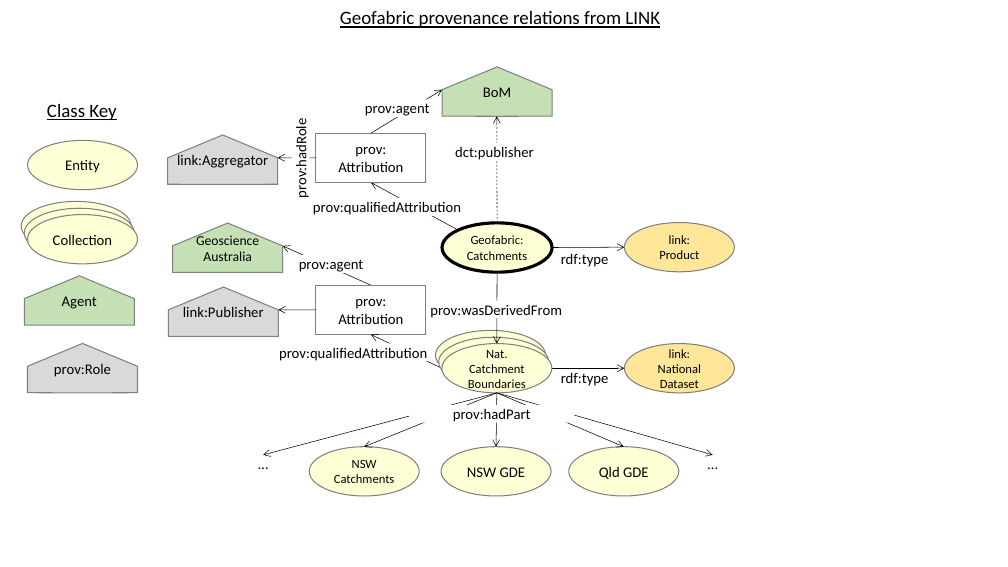
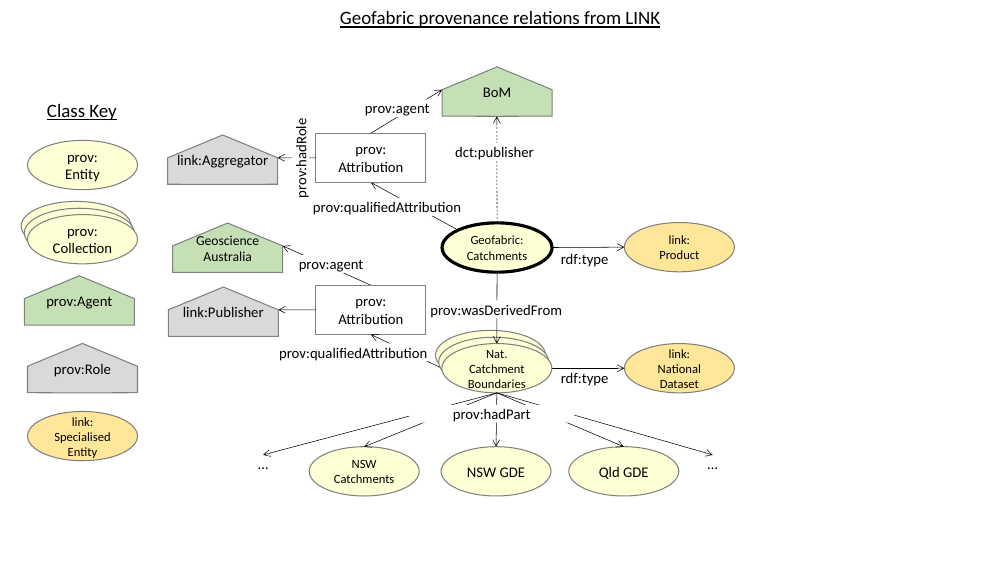
Before and after one commit to GeoscienceAustralia/fsdf-ont, a slide deck: slide 3 of docs/fsdf-ont-images.pptx. Drawn at 1008x567 pixels with LibreOffice and Linux fonts; fonts in the diff are those of the drawing. Boxes give left, top, right and bottom in pixels: in the first picture for what was removed or moved away, otherwise in the second. Text is boxed around its words. In the diff, an @@ line names an element or a change of style, - is before the commit and + after.

```diff
--- a/docs/fsdf-ont-images.pptx
+++ b/docs/fsdf-ont-images.pptx
@@ text in ellipse at bbox=[65, 155, 100, 182]: text changed @@
-Entity
+prov: Entity
@@ text in ellipse at bbox=[53, 229, 113, 253]: text changed @@
-Collection
+prov: Collection
@@ text in freeform shape at bbox=[46, 296, 112, 309]: text changed @@
-Agent
+prov:Agent
@@ ellipse added at bbox=[27, 411, 138, 461], fill #FFE699, outline #808080 1 pt, 12 pt, text #000000 @@
+link:
+Specialised Entity
```
Also in this commit, not shown: 1 other slide changed, 3 slides added, 1 slide removed, 10 other files.
